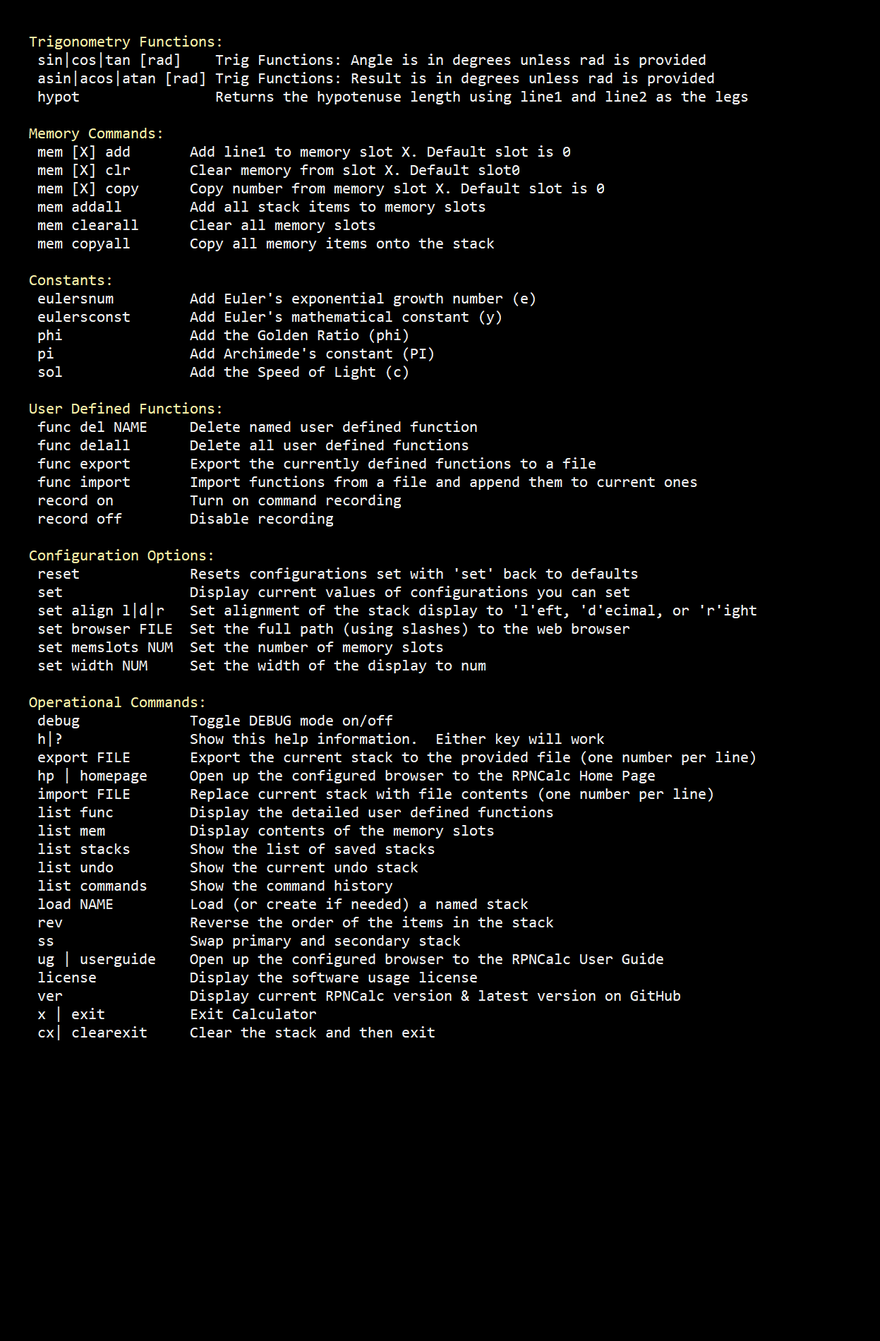
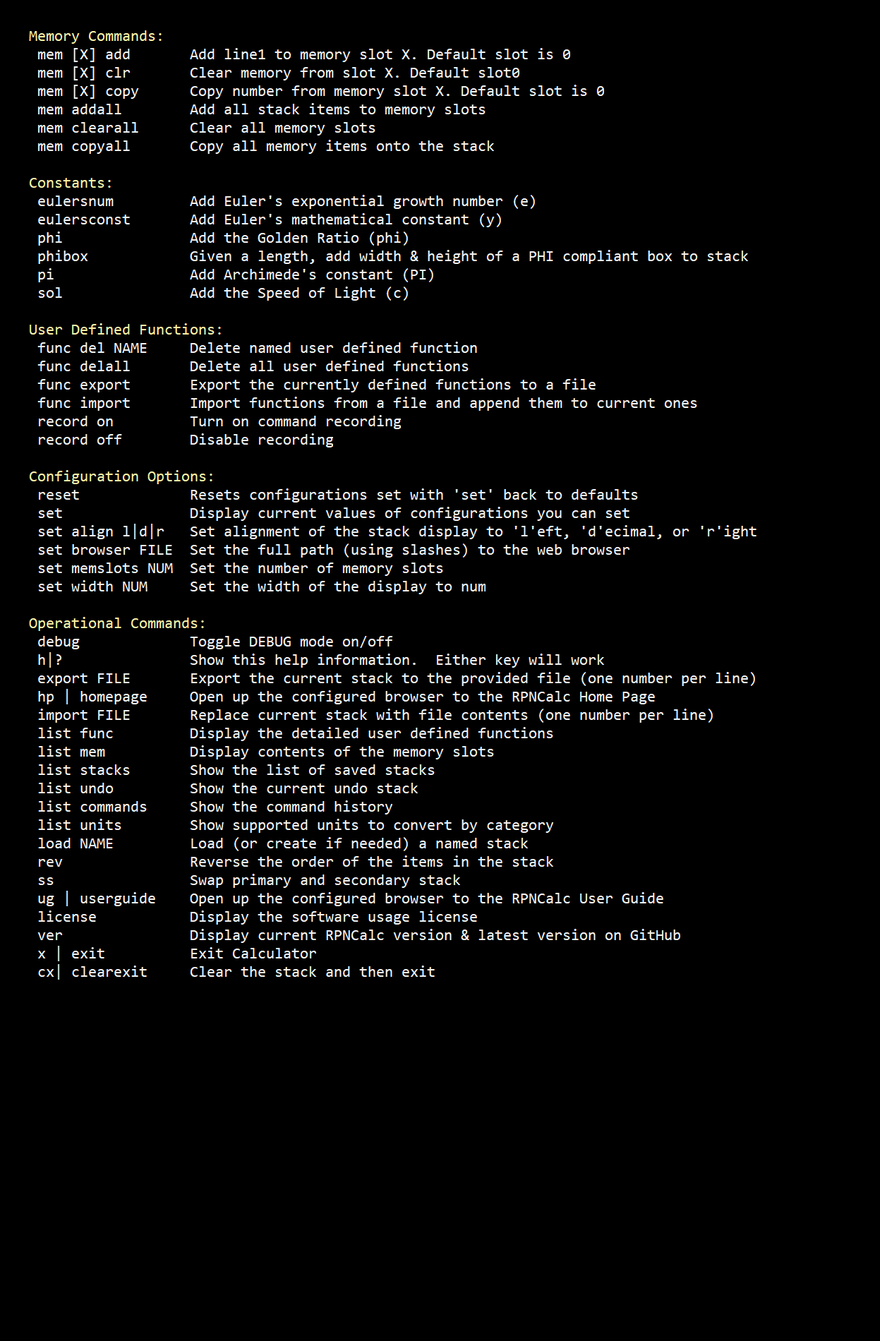
The second w=880, h=1341 image is a revision of the first. Changes to its layers:
painted on "Pasted Layer" over bbox(28, 30, 757, 1041)
